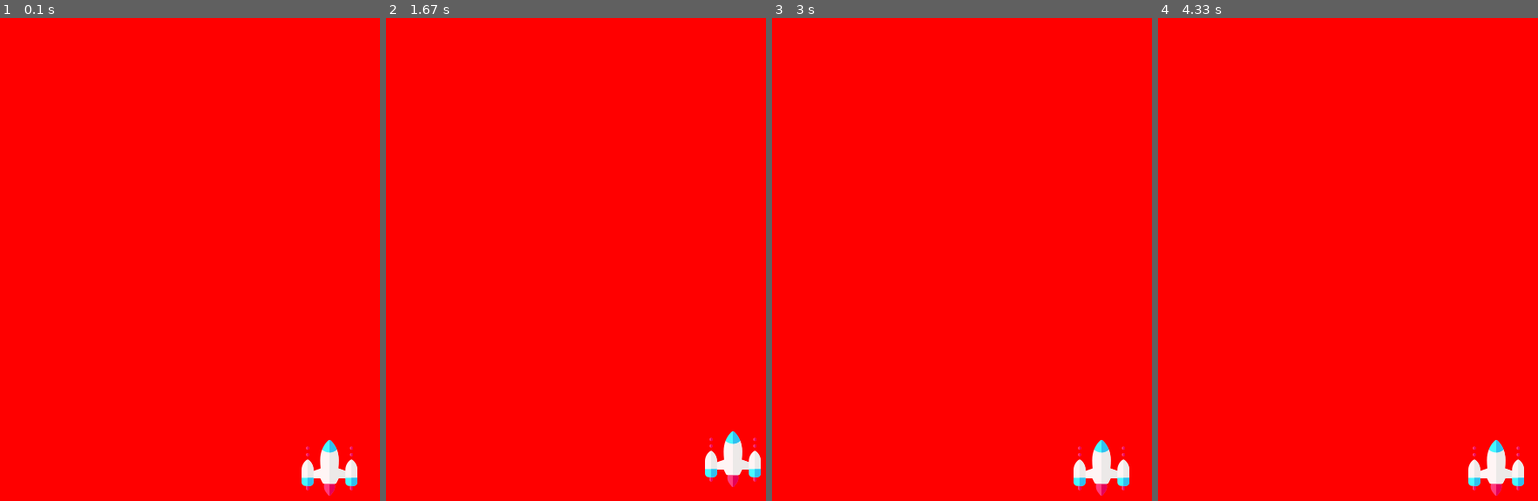
Above: before the commit, frames 1-4 (left to right).
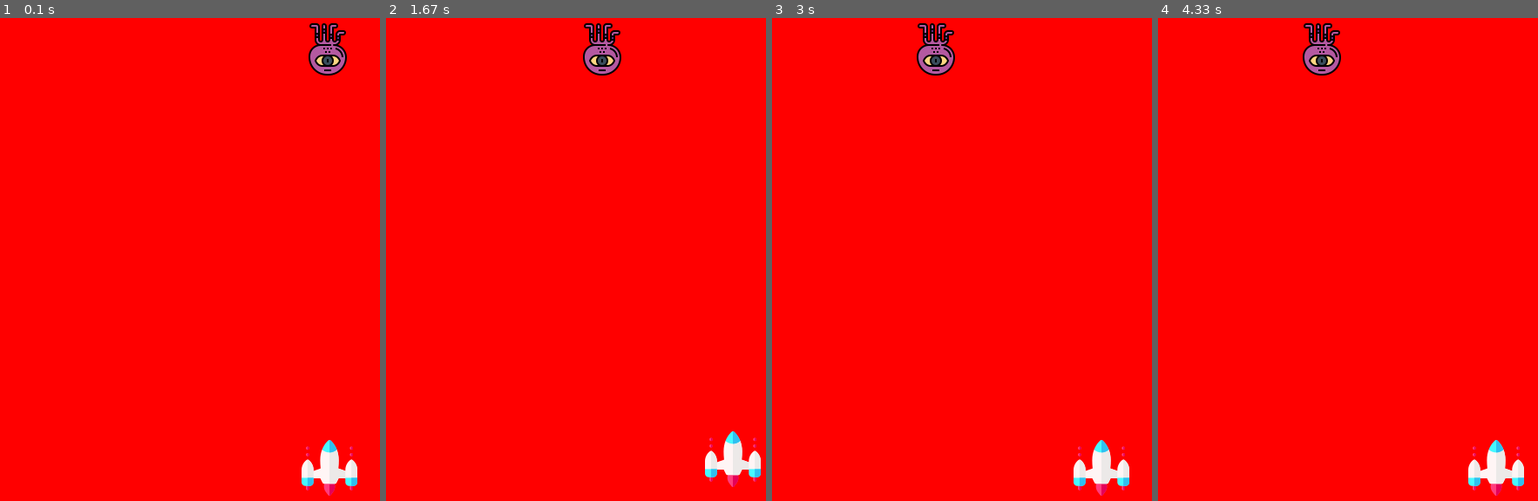
Above: after the commit, the same moments.

Repository: mamahmoud/test_pygame
Game: pygame game, started from test_1.py
Same seed, same stepped clock (60 frames per second), same inputs: the game is played once before the commit and once after it.
Inputs:
- Up to frame 1 (0.1 s): no input
- Up to frame 2 (1.67 s): hold Right 0.33-0.8 s; hold Up 0.83-1.13 s; hold Right 1.17-1.63 s
- Up to frame 3 (3 s): hold Left 1.67-2.2 s; hold Down 2.23-2.53 s; hold Left 2.57-2.97 s
- Up to frame 4 (4.33 s): hold Up 3-3.37 s; hold Right 3.4-4.03 s; hold Down from 4.07 s (still down)

The runs differ from the first frame. In frame 1, 0.8% of the frame differs, in the area x 81-92%, y 1-12%; in frame 2, 0.8%; in frame 3, 0.8%; in frame 4, 0.8%.

Commit message:
making enemy move

Diff:
--- a/test_1.py
+++ b/test_1.py
@@ -1,11 +1,17 @@
 import pygame
 import sys
+import random
 
 WIDTH = 800
 HEIGHT = 600
 
 
 def draw_player(screen, img, x_axis, y_axis):
+    # print(x_axis, y_axis)
+    screen.blit(img, (x_axis, y_axis))
+
+
+def draw_enemy(screen, img, x_axis, y_axis):
     # print(x_axis, y_axis)
     screen.blit(img, (x_axis, y_axis))
 
@@ -22,11 +28,17 @@
     # adding image icon
     icon = pygame.image.load("startup.png")
     player_image = pygame.image.load("space-invaders.png")
+    enemy_image = pygame.image.load("alien.png")
     player_x = 370
     player_y = 500
-
+    enemy_x = 380
+    enemy_y = 20
+    enemy_speed = 2
+    player_speed = 10
+    postive_distances = list(range(40, 101, enemy_speed * 5))
+    negative_distances = list(range(-90, -29, enemy_speed * 5))
+    distance = random.choice(postive_distances + negative_distances)
     # game loop
-    i = 0
     while True:
         # change color
         screen1.fill((255, 0, 0))
@@ -37,22 +49,22 @@
                 # up
                 if event.key == pygame.K_UP:
                     if player_y >= 30:
-                        player_y -= 10
+                        player_y -= player_speed
                     break
                 # down
                 elif event.key == pygame.K_DOWN:
                     if player_y <= 520:
-                        player_y += 10
+                        player_y += player_speed
                     break
                 # right
                 elif event.key == pygame.K_RIGHT:
                     if player_x <= 720:
-                        player_x += 10
+                        player_x += player_speed
                     break
                 # left
                 elif event.key == pygame.K_LEFT:
                     if player_x >= 20:
-                        player_x -= 10
+                        player_x -= player_speed
                     break
             if event.type == pygame.KEYUP:
                 if event.key in [
@@ -63,8 +75,31 @@
                 ]:
                     pass
 
-        # draw player
+        # draw aplayer
         draw_player(screen1, player_image, player_x, player_y)
+        # draw enemy
+        if distance == 0:
+            distance = random.choice(negative_distances + postive_distances)
+        if enemy_x >= 725:
+            distance = random.choice(negative_distances)
+            distance += enemy_speed
+            enemy_x -= enemy_speed
+            draw_enemy(screen1, enemy_image, enemy_x, enemy_y)
+        elif enemy_x <= 15:
+            distance = random.choice(postive_distances)
+            distance -= enemy_speed
+            enemy_x += enemy_speed
+            draw_enemy(screen1, enemy_image, enemy_x, enemy_y)
+        elif distance > 0 and enemy_x < 725:
+            distance -= enemy_speed
+            enemy_x += enemy_speed
+            draw_enemy(screen1, enemy_image, enemy_x, enemy_y)
+        elif distance < 0 and enemy_x > 15:
+            distance += enemy_speed
+            enemy_x -= enemy_speed
+            draw_enemy(screen1, enemy_image, enemy_x, enemy_y)
+
+        # draw_enemy(screen1, enemy_image, enemy_x, enemy_y)
         # update animation
         pygame.display.update()
-        clock.tick(240)
+        clock.tick(60)
